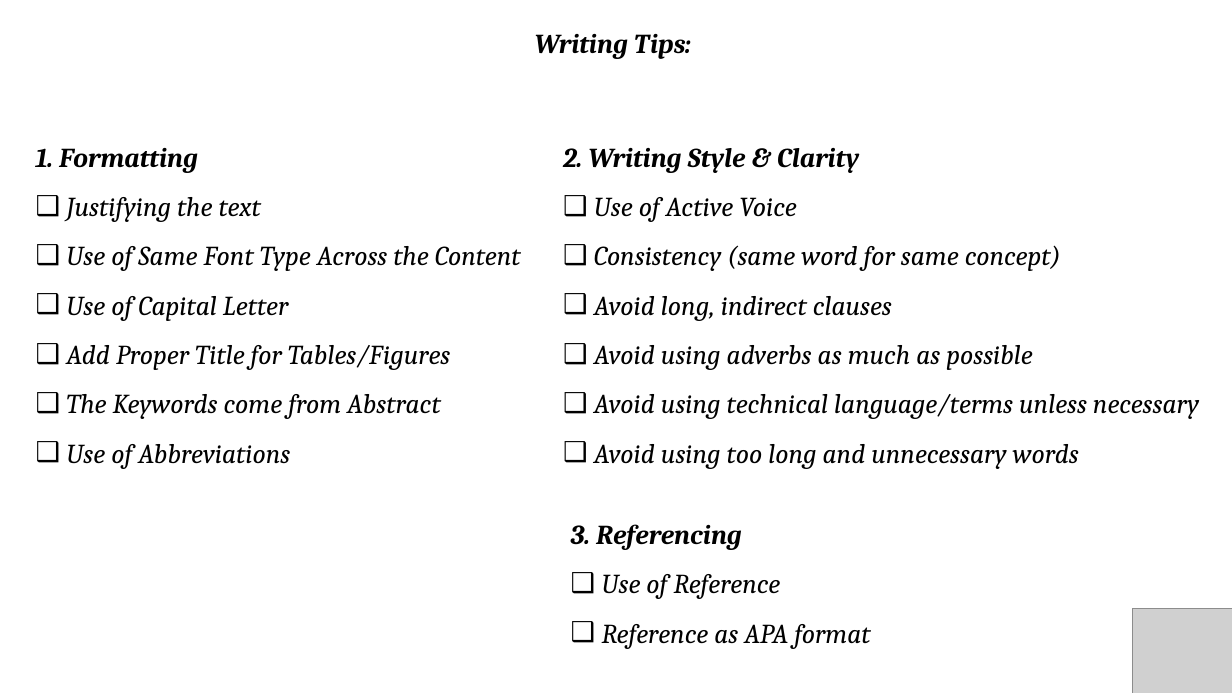
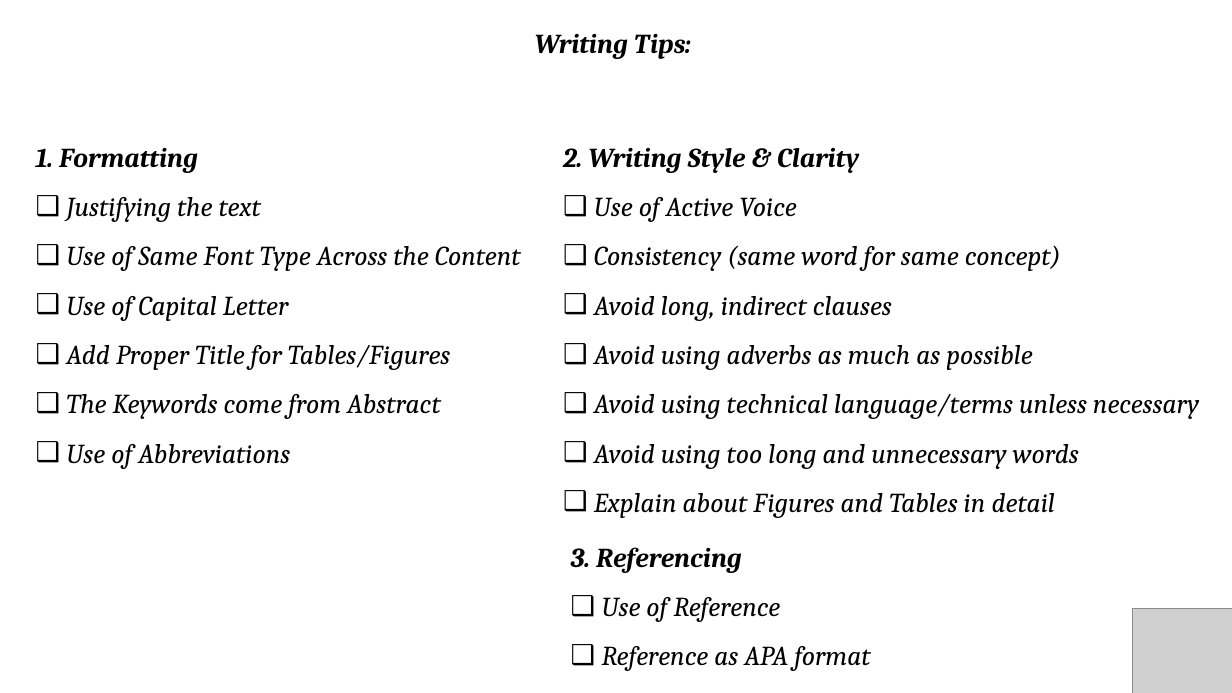
Before and after one commit to RoadwayVR/ResearchWritingToolkit, a slide deck: slide 13 of WritingPractical.pptx. Drawn at 1232x693 pixels with LibreOffice and Linux fonts; fonts in the diff are those of the drawing; grey boxes stand for pictures. Boxes give left, top, right and bottom in pixels: in the first picture for what was removed or moved away, otherwise in the second. Text is boxed around its words. In the diff, an @@ line names an element or a change of style, - is before the commit and + after.

```diff
--- a/WritingPractical.pptx
+++ b/WritingPractical.pptx
@@ text at <box>594,493,1055,518</box>: paragraph added @@
+❑ Explain about Figures and Tables in detail
@@ text "3. Referencing": place and size @@
-text "3. Referencing" at <box>571,524,870,649</box>
+text "3. Referencing" at <box>571,547,870,671</box>
```
Also in this commit, not shown: 14 other slides changed, 1 slide added, 2 other files.
